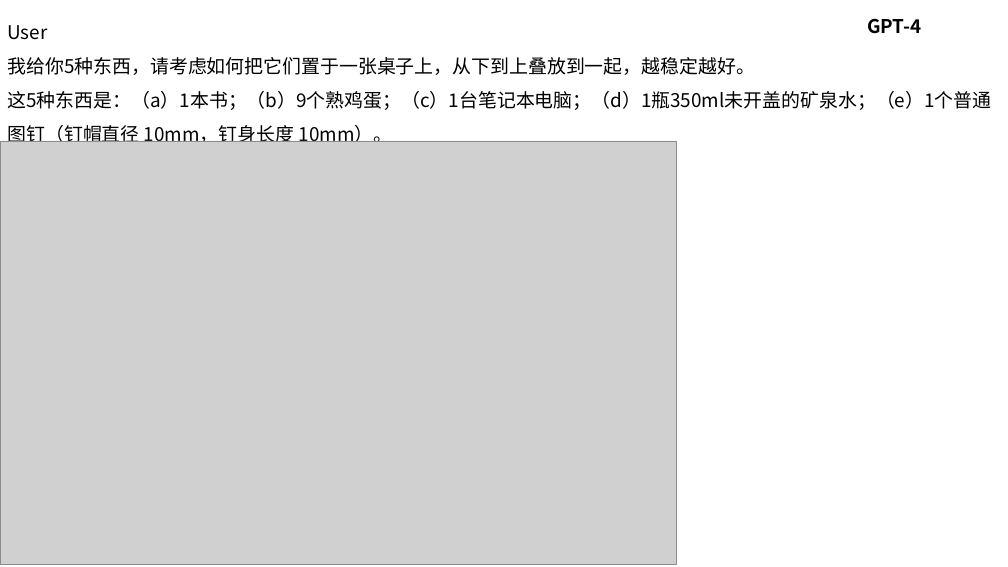
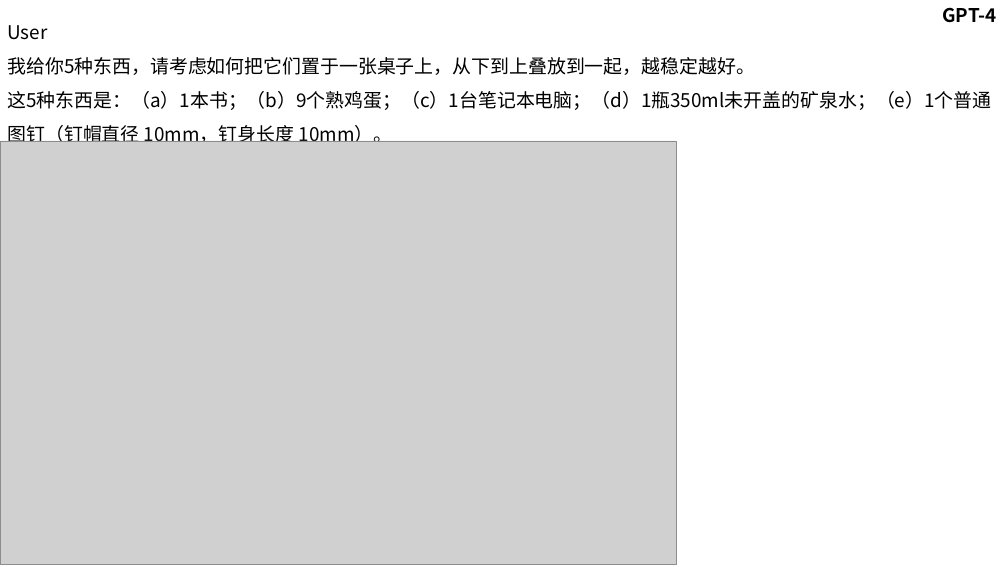
Before and after one commit to d0ubtfire/LLM_Evaulation, a slide deck: slide 10 of 对比大模型/常识知识/叠放物品/LLM的常识知识_测试_叠放物品_稳定性.pptx. Drawn at 1008x567 pixels with LibreOffice and Linux fonts; fonts in the diff are those of the drawing; grey boxes stand for pictures. Boxes give left, top, right and bottom in pixels: in the first picture for what was removed or moved away, otherwise in the second. Text is boxed around its words. In the diff, an @@ line names an element or a change of style, - is before the commit and + after.

```diff
--- a/对比大模型/常识知识/叠放物品/LLM的常识知识_测试_叠放物品_稳定性.pptx
+++ b/对比大模型/常识知识/叠放物品/LLM的常识知识_测试_叠放物品_稳定性.pptx
@@ text "GPT-4": place and size @@
-text "GPT-4" at (867, 18, 921, 34)
+text "GPT-4" at (942, 7, 996, 23)
```
Also in this commit, not shown: 12 other slides changed, 4 slides added, 4 slides removed.
